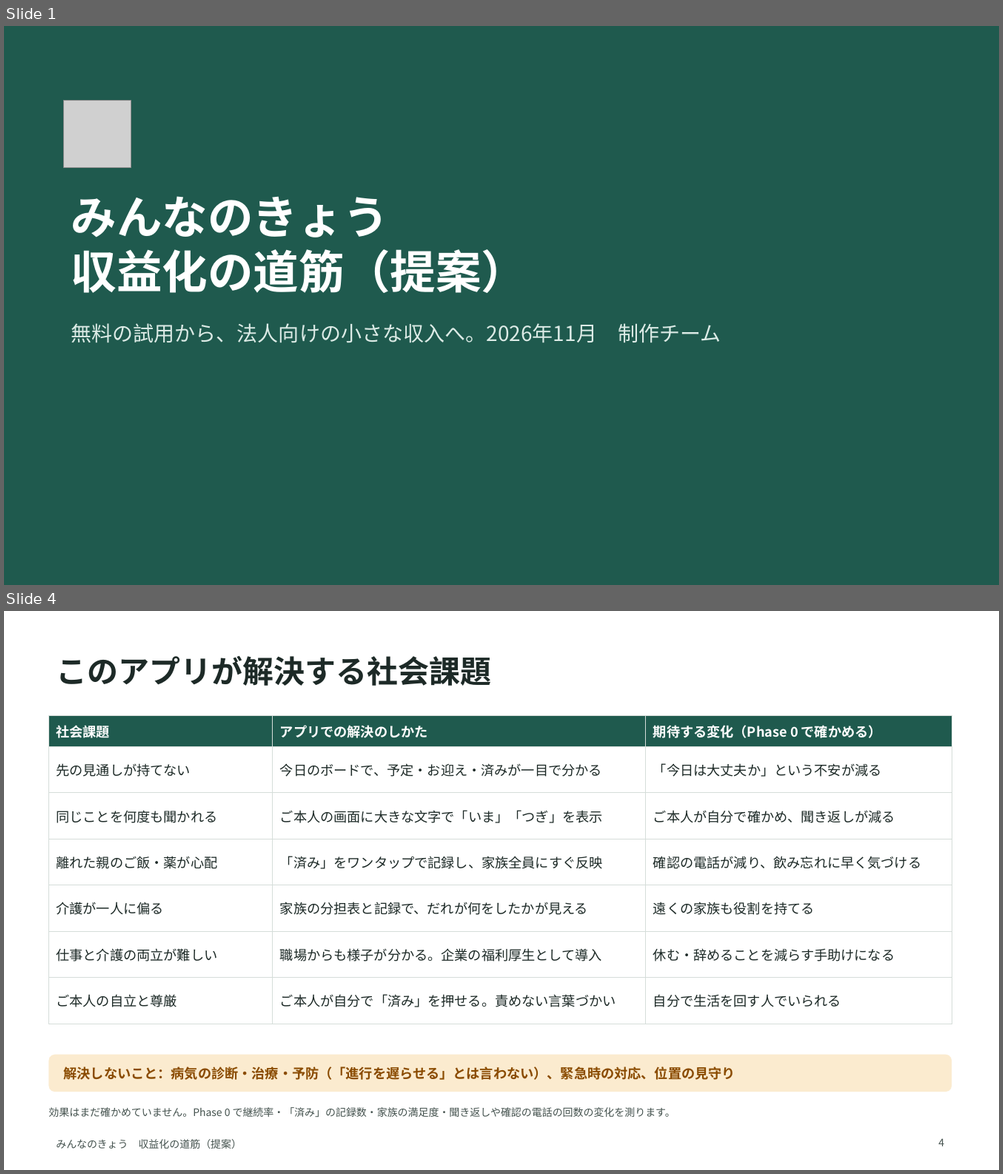
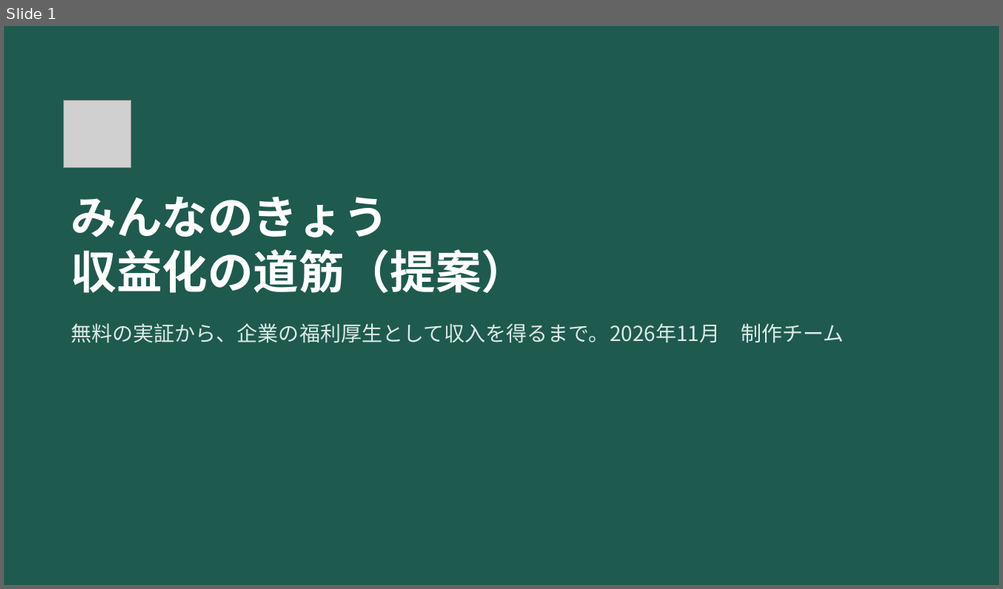
Before and after one commit to sakurabloomyou/Sunplaza-supermarket, a slide deck: minnanokyou-business/minnanokyou_monetization_plan.pptx. Shown one above the other, each under a label of ours: slides 1 and 4 before the commit, slide 1 after it; the slides between them are not shown. The pictures are 1003x1174 and 1003x589 pixels, drawn with LibreOffice and Linux fonts; fonts in the diff are those of the drawing; grey boxes stand for pictures. Boxes give left, top, right and bottom in pixels: in the first picture for what was removed or moved away, otherwise in the second. Text is boxed around its words. In the diff, an @@ line names an element or a change of style, - is before the commit and + after.

```diff
--- a/minnanokyou-business/minnanokyou_monetization_plan.pptx
+++ b/minnanokyou-business/minnanokyou_monetization_plan.pptx
@@ slide 4 removed at box(4, 611, 999, 1170), background #FFFFFF @@
@@ title removed at box(56, 655, 491, 686) @@
-このアプリが解決する社会課題
@@ table removed at box(48, 715, 951, 1011), 7 rows, 3 columns @@
-社会課題 | アプリでの解決のしかた | 期待する変化（Phase 0 で確かめる）
-先の見通しが持てない | 今日のボードで、予定・お迎え・済みが一目で分かる | 「今日は大丈夫か」という不安が減る
-同じことを何度も聞かれる | ご本人の画面に大きな文字で「いま」「つぎ」を表示 | ご本人が自分で確かめ、聞き返しが減る
-離れた親のご飯・薬が心配 | 「済み」をワンタップで記録し、家族全員にすぐ反映 | 確認の電話が減り、飲み忘れに早く気づける
-介護が一人に偏る | 家族の分担表と記録で、だれが何をしたかが見える | 遠くの家族も役割を持てる
-仕事と介護の両立が難しい | 職場からも様子が分かる。企業の福利厚生として導入 | 休む・辞めることを減らす手助けになる
-ご本人の自立と尊厳 | ご本人が自分で「済み」を押せる。責めない言葉づかい | 自分で生活を回す人でいられる
@@ rounded rectangle removed at box(48, 1055, 951, 1092) @@
@@ text removed at box(64, 1067, 735, 1080) @@
-解決しないこと：病気の診断・治療・予防（「進行を遅らせる」とは言わない）、緊急時の対応、位置の見守り
@@ text removed at box(48, 1108, 675, 1117) @@
-効果はまだ確かめていません。Phase 0 で継続率・「済み」の記録数・家族の満足度・聞き返しや確認の電話の回数の変化を測ります。
@@ text removed at box(56, 1139, 242, 1149) @@
-みんなのきょう 収益化の道筋（提案）
@@ page number removed at box(938, 1139, 944, 1147) @@
-4
@@ slide 1 changed as well @@
@@ text at box(71, 323, 844, 343): text changed @@
-無料の試用から、法人向けの小さな収入へ。2026年11月 制作チーム
+無料の実証から、企業の福利厚生として収入を得るまで。2026年11月 制作チーム
```
Also in this commit, not shown: 6 other slides changed, 3 slides added, 7 other slides removed, 1 other file.
